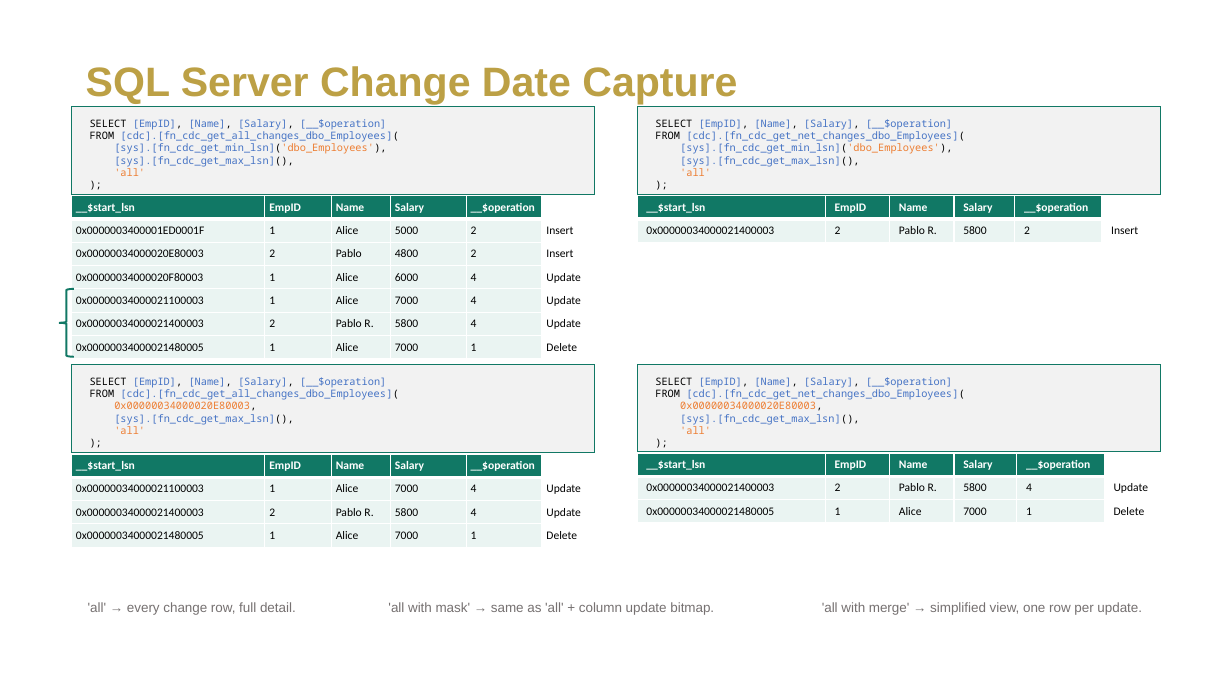
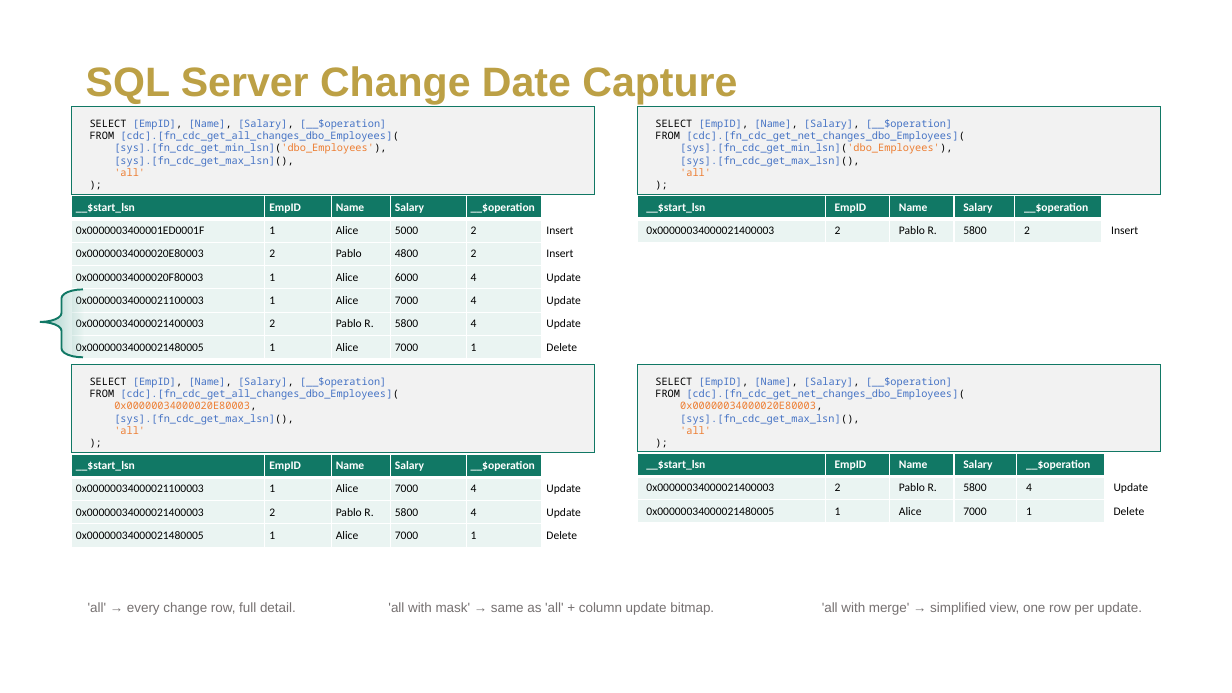
Before and after one commit to metxito/mastering-open-mirroring, a slide deck: slide 42 of documentation/under_edition/EMFCC25_SpeakerPPT_TemplateA_Styled.pptx (slide 41 before the commit). Drawn at 1232x693 pixels with LibreOffice and Linux fonts; fonts in the diff are those of the drawing; background and template pictures are left out. Boxes give left, top, right and bottom in pixels: in the first picture for what was removed or moved away, otherwise in the second. Text is boxed around its words. In the diff, an @@ line names an element or a change of style, - is before the commit and + after.

```diff
--- a/documentation/under_edition/EMFCC25_SpeakerPPT_TemplateA_Styled.pptx
+++ b/documentation/under_edition/EMFCC25_SpeakerPPT_TemplateA_Styled.pptx
@@ left brace: place and size @@
-left brace at [59, 289, 74, 357]
+left brace at [40, 289, 83, 357]
@@ left brace at [40, 289, 83, 357]: fill none to gradient #99C9C1; proportions changed @@
```
Also in this commit, not shown: 18 other slides changed, 1 slide added, 4 other files.
